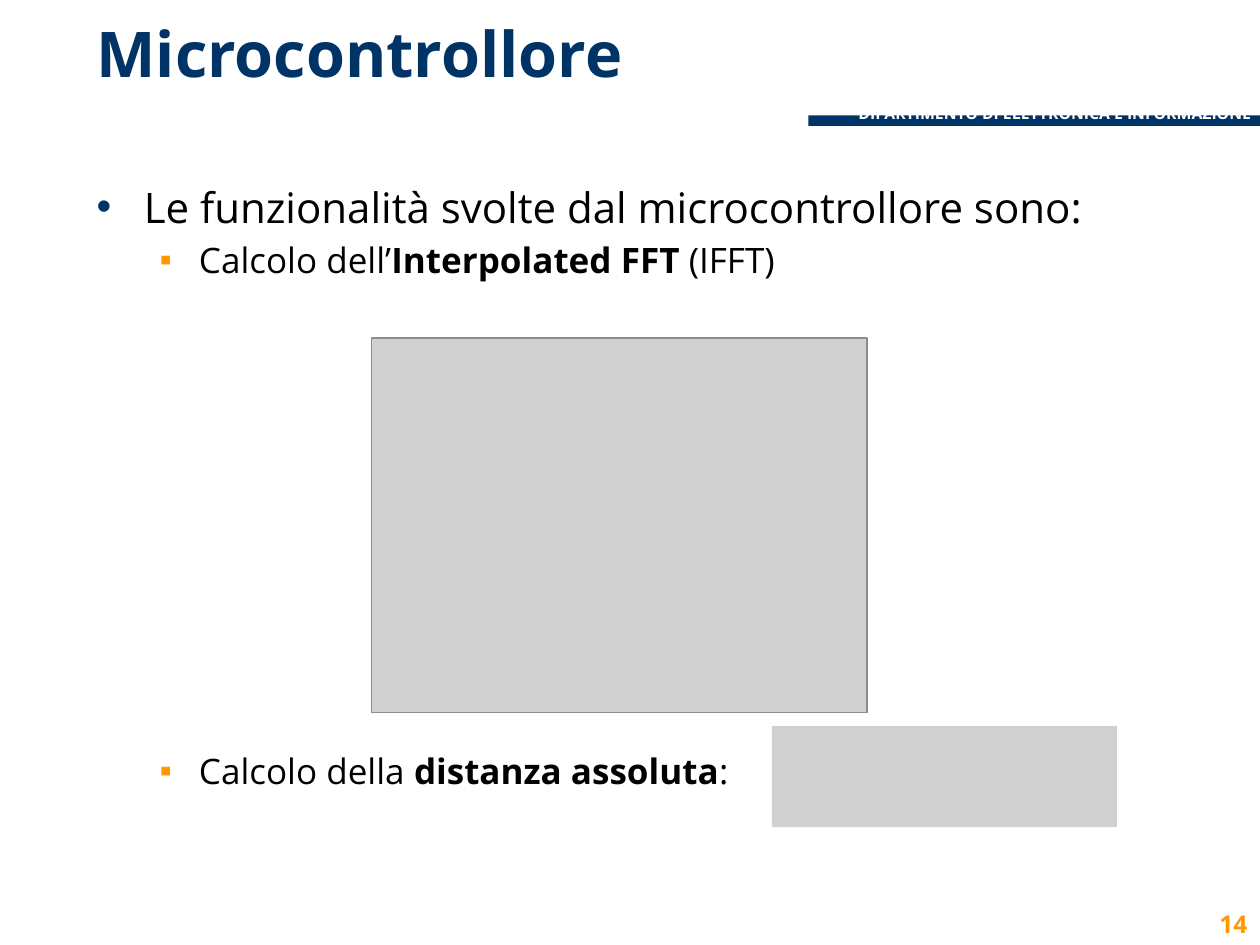
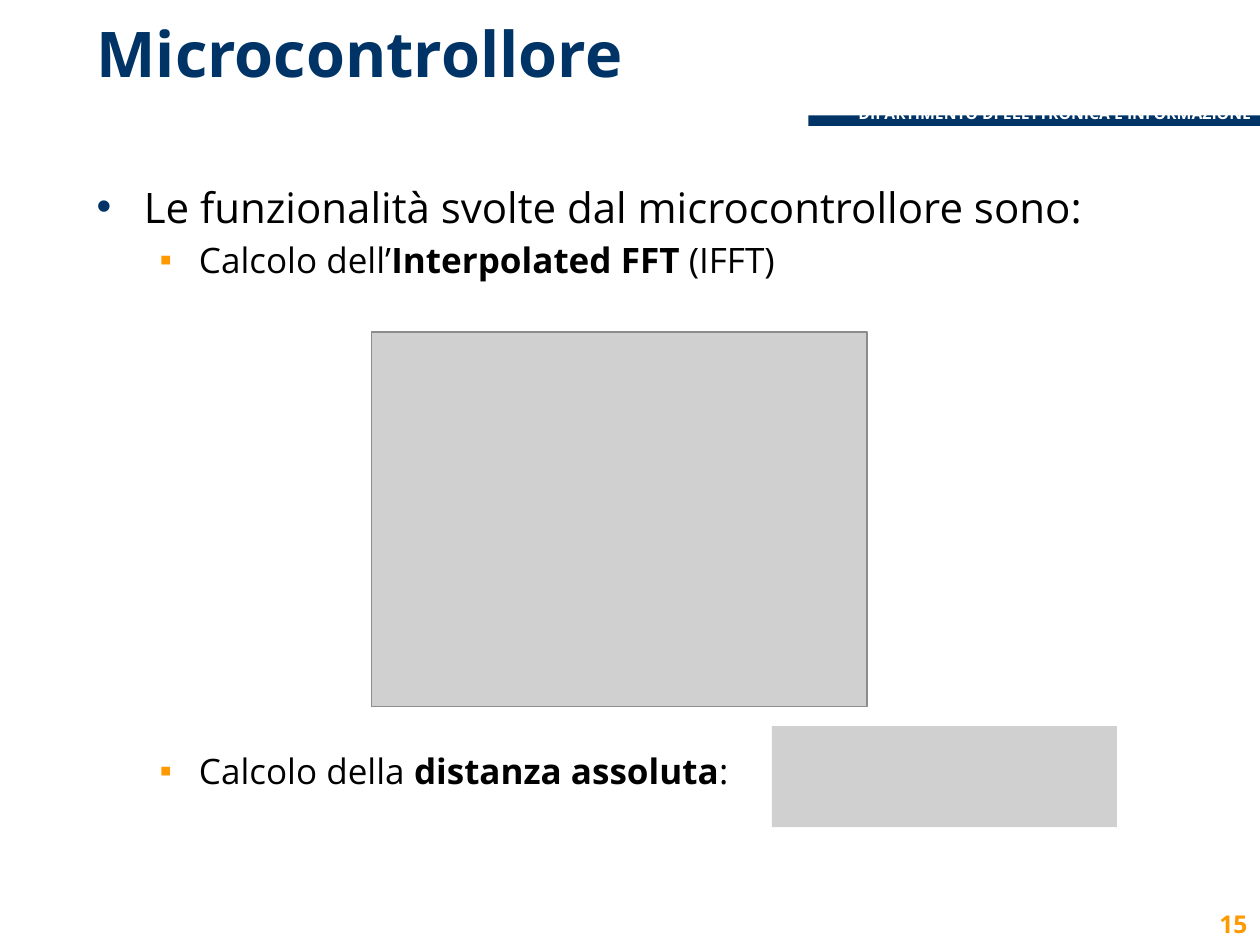
Before and after one commit to lcavagnispolimi/thesis_latex, a slide deck: slide 15 of presentazione_discussione.pptx (slide 14 before the commit). Drawn at 1260x945 pixels with LibreOffice and Linux fonts; fonts in the diff are those of the drawing; grey boxes stand for pictures; background and template pictures are left out. Boxes give left, top, right and bottom in pixels: in the first picture for what was removed or moved away, otherwise in the second. Text is boxed around its words. In the diff, an @@ line names an element or a change of style, - is before the commit and + after.

Commit message:
changed FPGA software image

```diff
--- a/presentazione_discussione.pptx
+++ b/presentazione_discussione.pptx
@@ picture: place and size @@
-picture at (372,338,867,712)
+picture at (372,333,867,707)
@@ page number at (1219,915,1247,934): text changed @@
-14
+15
```
Also in this commit, not shown: 2 other slides changed.
